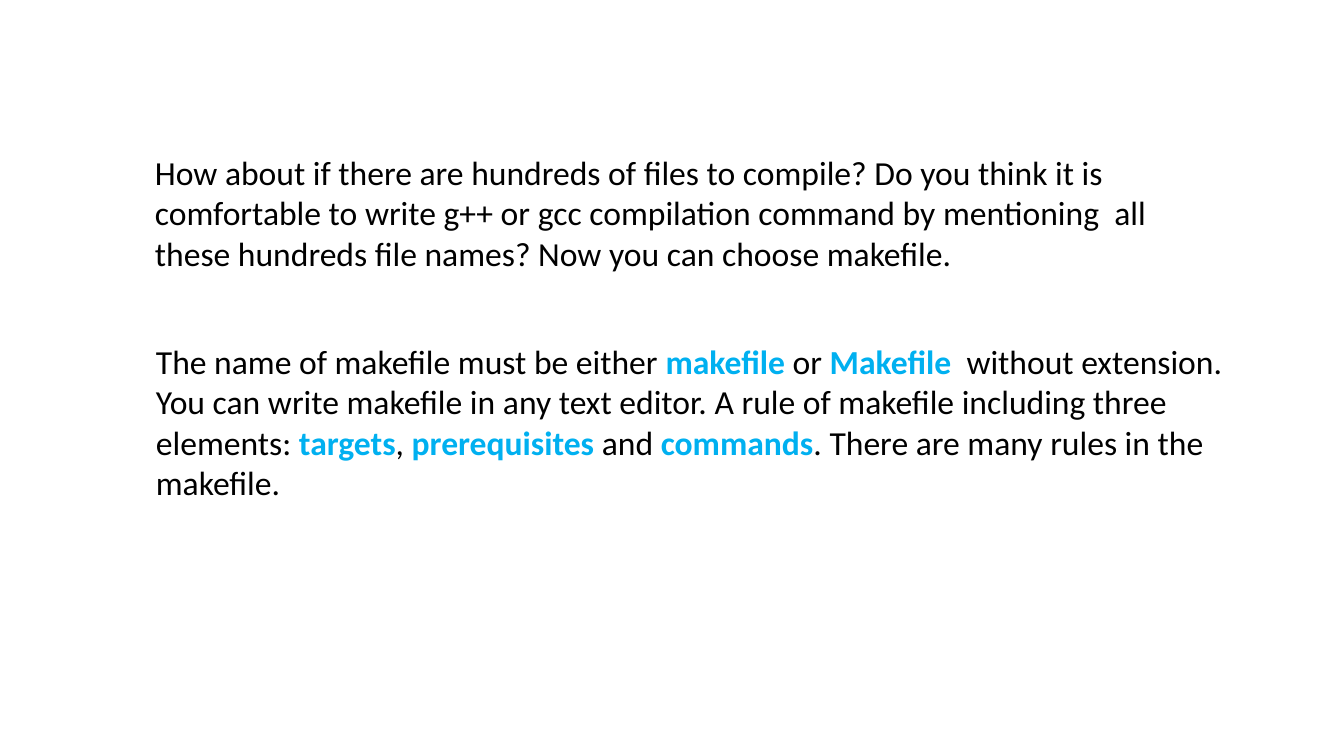
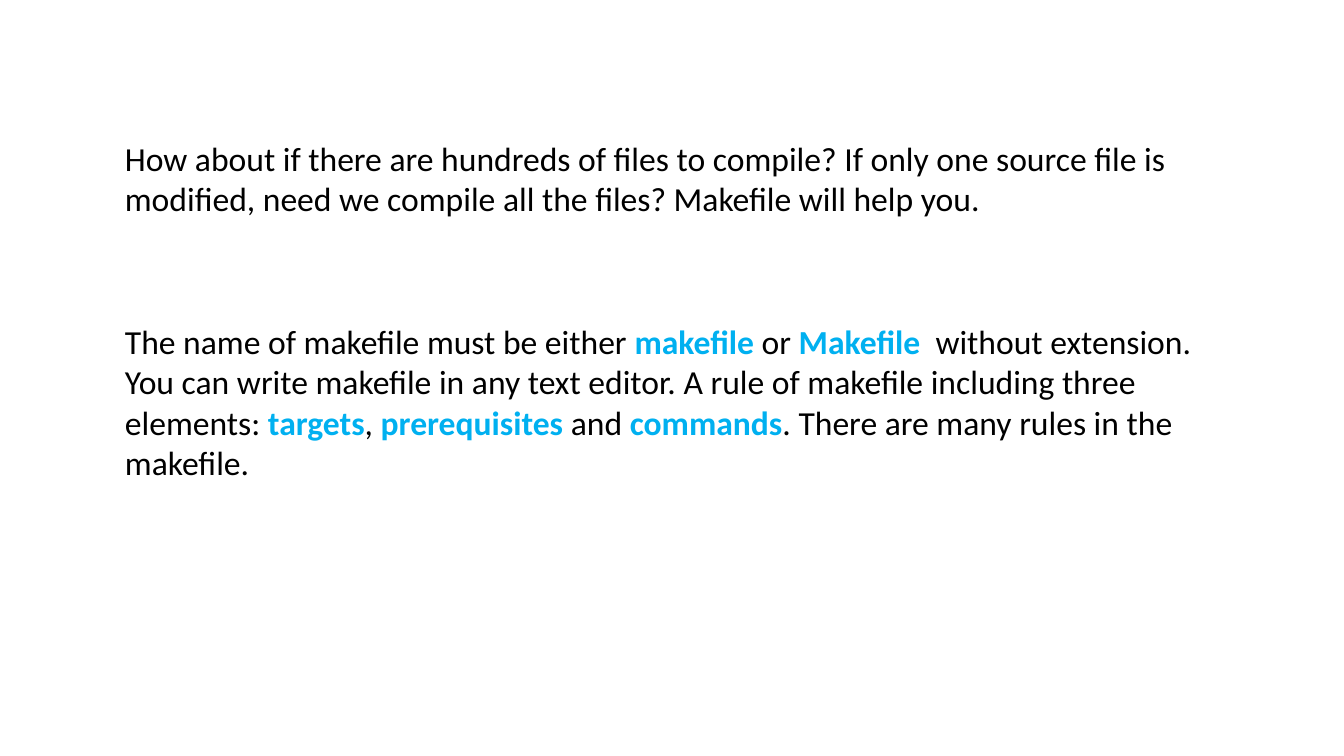
Before and after one commit to ShiqiYu/CPP, a slide deck: slide 4 of week04/Lab04.pptx. Drawn at 1344x756 pixels with LibreOffice and Linux fonts; fonts in the diff are those of the drawing; background and template pictures are left out. Boxes give left, top, right and bottom in pixels: in the first picture for what was removed or moved away, otherwise in the second. Text is boxed around its words. In the diff, an @@ line names an element or a change of style, - is before the commit and + after.

```diff
--- a/week04/Lab04.pptx
+++ b/week04/Lab04.pptx
@@ text at box(125, 147, 1165, 217): text changed @@
-How about if there are hundreds of files to compile? Do you think it is
-comfortable to write g++ or gcc compilation command by mentioning all
-these hundreds file names? Now you can choose makefile.
+How about if there are hundreds of files to compile? If only one source file is modified, need we compile all the files? Makefile will help you.
@@ text "The name of makefile must ...": place and size @@
-text "The name of makefile must ..." at box(156, 350, 1222, 496)
+text "The name of makefile must ..." at box(125, 330, 1191, 476)
```
Also in this commit, not shown: 18 other slides changed, 4 slides added, 2 slides removed, 1 other file.
